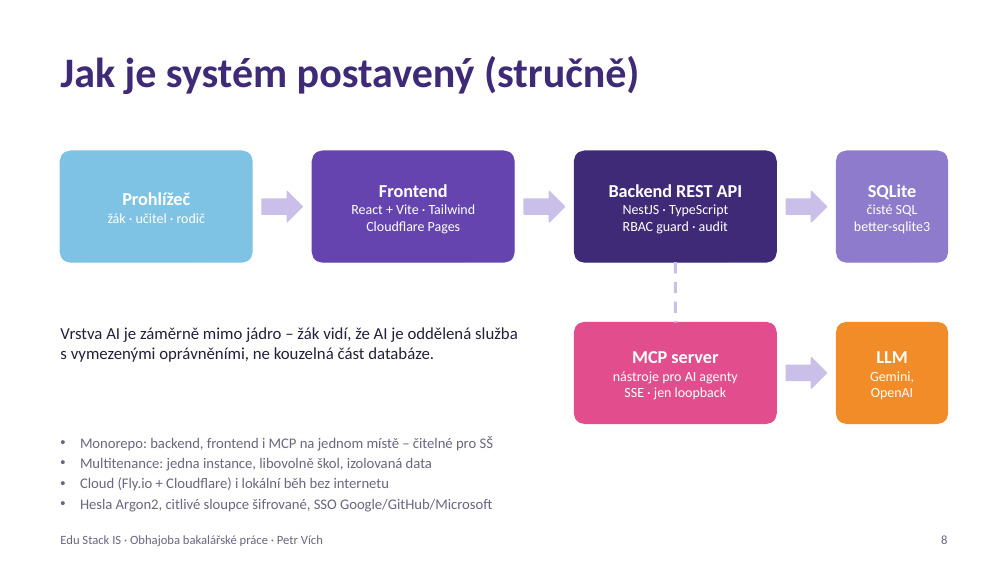
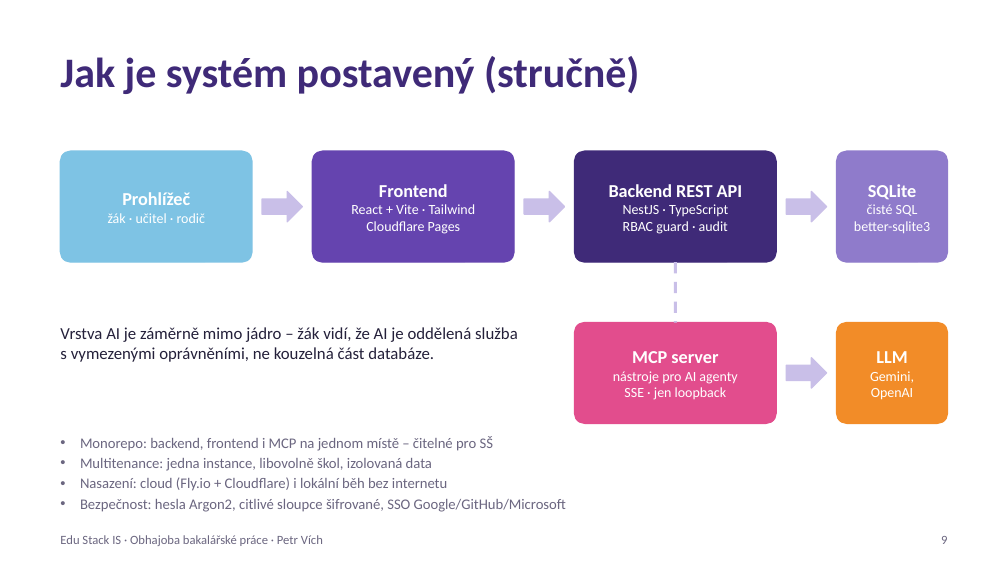
Before and after one commit to edustack-is/is-edustack-prezentace, a slide deck: slide 9 of obhajoba-edustack.pptx (slide 8 before the commit). Drawn at 1008x567 pixels with LibreOffice and Linux fonts; fonts in the diff are those of the drawing. Boxes give left, top, right and bottom in pixels: in the first picture for what was removed or moved away, otherwise in the second. Text is boxed around its words. In the diff, an @@ line names an element or a change of style, - is before the commit and + after.

```diff
--- a/obhajoba-edustack.pptx
+++ b/obhajoba-edustack.pptx
@@ text at [80,477,566,512]: text changed @@
-• Cloud (Fly.io + Cloudflare) i lokální běh bez internetu
-• Hesla Argon2, citlivé sloupce šifrované, SSO Google/GitHub/Microsoft
+• Nasazení: cloud (Fly.io + Cloudflare) i lokální běh bez internetu
+• Bezpečnost: hesla Argon2, citlivé sloupce šifrované, SSO Google/GitHub/Microsoft
```
Also in this commit, not shown: 9 other slides changed, 1 slide added, 13 other files.
